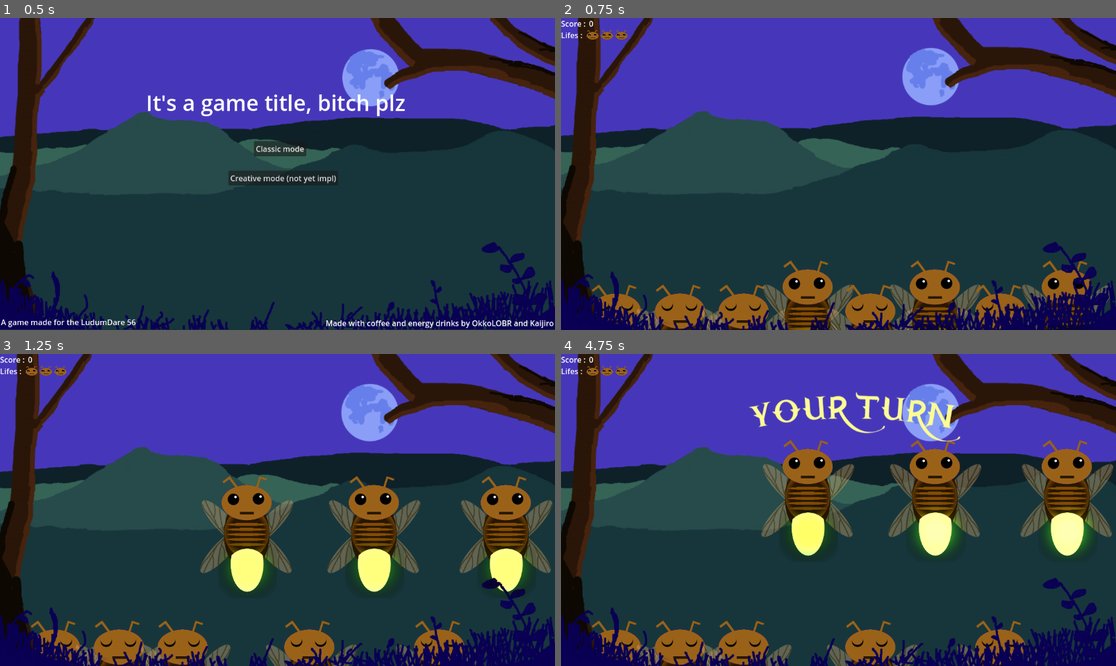
Above: before the commit, frames 1-4 (two rows, left to right).
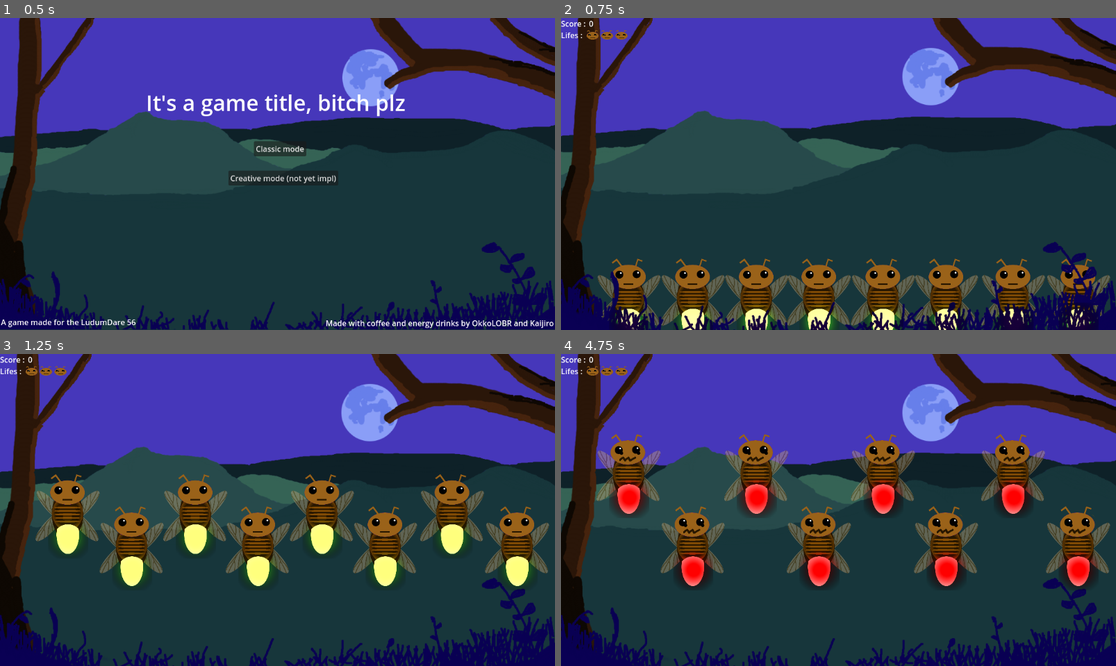
Above: after the commit, the same moments.

Repository: Kaijiro/ld56
Game: Godot game, scene res://scenes/menu.tscn
Same seed, same stepped clock (60 frames per second), same inputs: the game is played once before the commit and once after it. Sound files missing from this copy of the repository are replaced by a short silence.
Inputs (mouse positions are in pixels of both pictures, inside the frame that each line leads up to):
- Up to frame 1 (0.5 s): no input
- Up to frame 2 (0.75 s): click "Classic mode" at 0.5 s
- Up to frame 3 (1.25 s): no input
- Up to frame 4 (4.75 s): move the mouse to (805, 538) at 1.27 s; click (805, 538) at 1.35 s; move the mouse to (932, 500) at 2.02 s; click (932, 500) at 2.1 s; move the mouse to (1066, 500) at 2.77 s; click (1066, 500) at 2.85 s; move the mouse to (810, 572) at 3.52 s; click (810, 572) at 3.6 s; move the mouse to (1005, 556) at 4.27 s; click (1005, 556) at 4.35 s

Frame 1 is identical in both runs. In frame 2, 13% of the frame differs, in the area x 5-100%, y 77-100%; in frame 3, 22%; in frame 4, 28%, in the area x 5-100%, y 12-100%.

Commit message:
Tweak Fireflies position

Diff:
--- a/scenes/ld_56.tscn
+++ b/scenes/ld_56.tscn
@@ -20,6 +20,7 @@
 
 [node name="LD56" type="Node2D"]
 script = ExtResource("1_ea7qu")
+difficulties_awake_number = Array[int]([8, 4, 6, 8])
 
 [node name="Background" type="Sprite2D" parent="."]
 position = Vector2(573, 323)
@@ -27,52 +28,64 @@
 texture = ExtResource("2_kbfrn")
 
 [node name="Firefly" parent="." instance=ExtResource("1_84c6k")]
-position = Vector2(-18, 555)
+position = Vector2(47, 561)
+scale = Vector2(0.69, 0.69)
 singing_light = Color(0.490196, 0.113725, 0, 1)
 id = 1
 note = ExtResource("3_ir64s")
 
 [node name="Firefly2" parent="." instance=ExtResource("1_84c6k")]
-position = Vector2(115, 555)
+position = Vector2(180, 561)
+scale = Vector2(0.69, 0.69)
 singing_light = Color(1, 0.583333, 0, 1)
 id = 2
 note = ExtResource("4_rlsal")
+awake_height = 300
 
 [node name="Firefly3" parent="." instance=ExtResource("1_84c6k")]
-position = Vector2(247, 555)
+position = Vector2(312, 561)
+scale = Vector2(0.69, 0.69)
 singing_light = Color(0.966667, 1, 0, 1)
 id = 3
 note = ExtResource("5_0a1n4")
 
 [node name="Firefly4" parent="." instance=ExtResource("1_84c6k")]
-position = Vector2(377, 555)
+position = Vector2(442, 561)
+scale = Vector2(0.69, 0.69)
 singing_light = Color(0, 1, 0.0666666, 1)
 id = 4
 note = ExtResource("6_q73oy")
+awake_height = 300
 
 [node name="Firefly5" parent="." instance=ExtResource("1_84c6k")]
-position = Vector2(510, 555)
+position = Vector2(575, 561)
+scale = Vector2(0.69, 0.69)
 singing_light = Color(0.0261, 0.574635, 0.87, 1)
 id = 5
 note = ExtResource("7_bdygm")
 
 [node name="Firefly6" parent="." instance=ExtResource("1_84c6k")]
-position = Vector2(641, 555)
+position = Vector2(706, 561)
+scale = Vector2(0.69, 0.69)
 singing_light = Color(0.00937953, 0.168305, 1, 1)
 id = 6
 note = ExtResource("8_526nx")
+awake_height = 300
 
 [node name="Firefly7" parent="." instance=ExtResource("1_84c6k")]
-position = Vector2(780, 555)
+position = Vector2(845, 561)
+scale = Vector2(0.69, 0.69)
 singing_light = Color(0.28945, 0.145349, 0.840661, 1)
 id = 7
 note = ExtResource("9_8woft")
 
 [node name="Firefly8" parent="." instance=ExtResource("1_84c6k")]
-position = Vector2(915, 555)
+position = Vector2(980, 561)
+scale = Vector2(0.69, 0.69)
 singing_light = Color(0.466226, 0.0172693, 0.503273, 1)
 id = 8
 note = ExtResource("10_1vffv")
+awake_height = 300
 
 [node name="Foreground" type="Sprite2D" parent="."]
 position = Vector2(574.778, 322)
